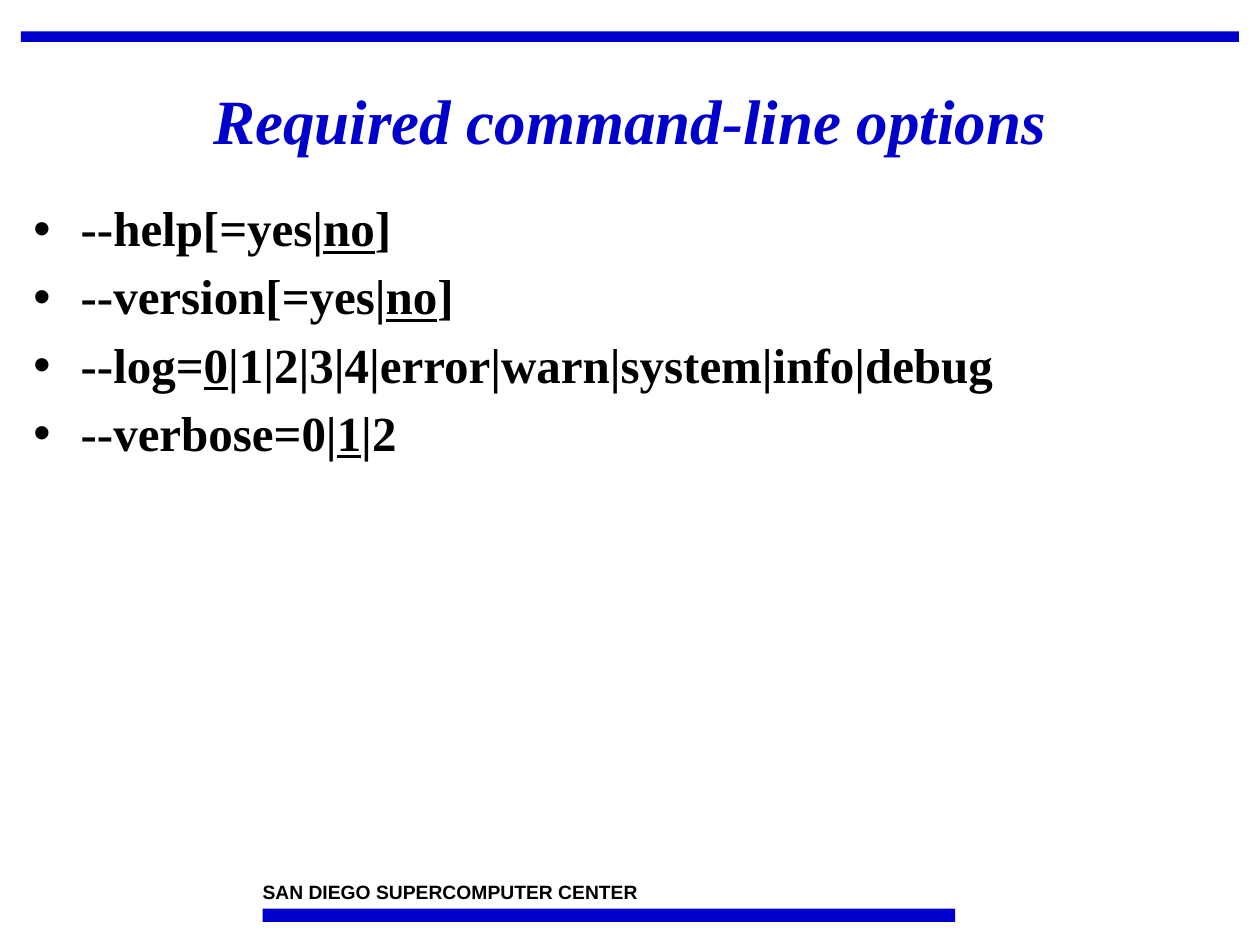
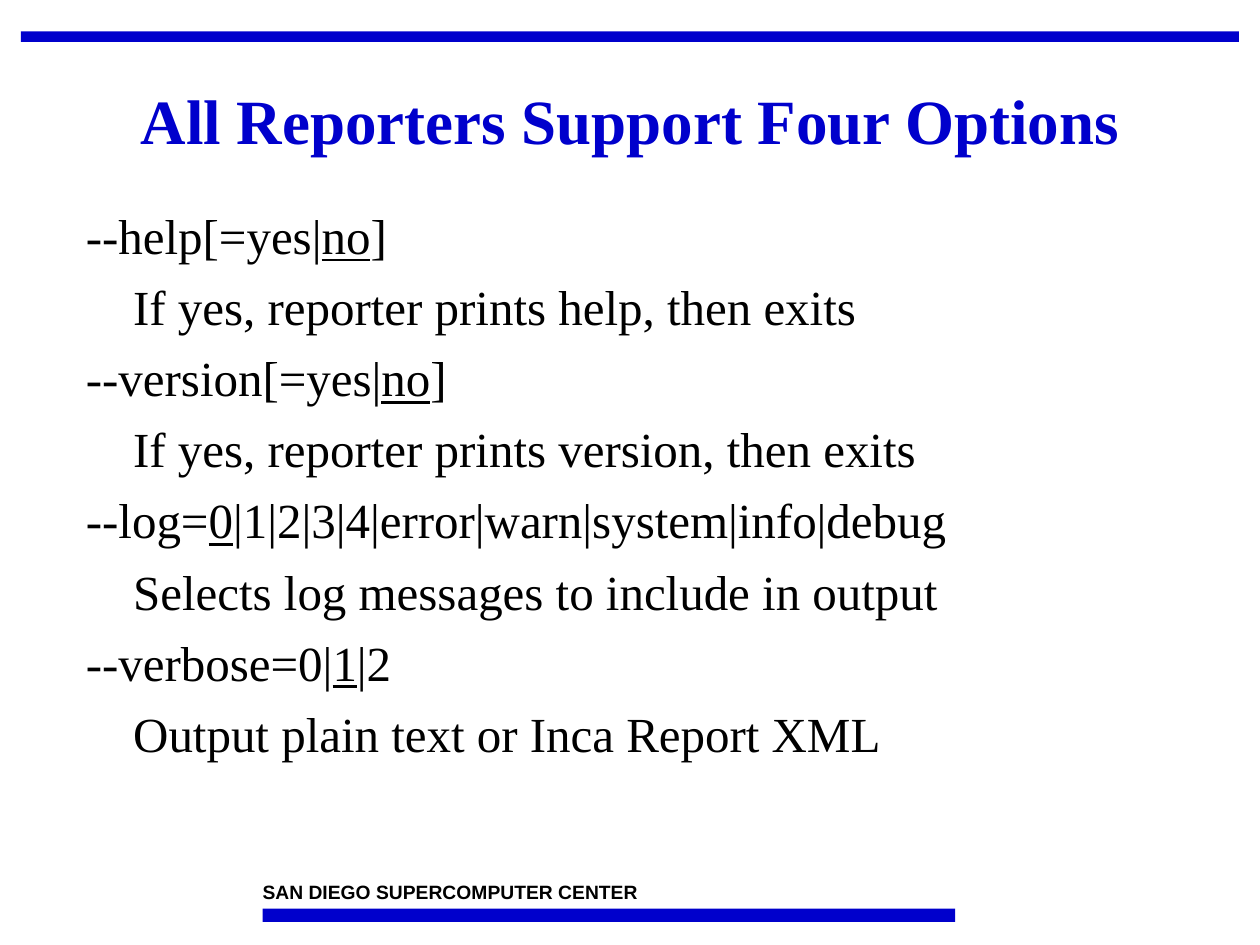
Before and after one commit to IncaProject/inca-xsede, a slide deck: slide 4 of talks/2008workshop/incaReporters.ppt (slide 5 before the commit). Drawn at 1260x945 pixels with LibreOffice and Linux fonts; fonts in the diff are those of the drawing; background and template pictures are left out. Boxes give left, top, right and bottom in pixels: in the first picture for what was removed or moved away, otherwise in the second. Text is boxed around its words. In the diff, an @@ line names an element or a change of style, - is before the commit and + after.

```diff
--- a/talks/2008workshop/incaReporters.ppt
+++ b/talks/2008workshop/incaReporters.ppt
@@ title at [141,100,1118,156]: text changed; italic off @@
-Required command-line options
+All Reporters Support Four Options
@@ text "--help[=yes|no]": place and size @@
-text "--help[=yes|no]" at [81,212,993,461]
+text "--help[=yes|no]" at [86,220,946,762]
@@ text at [86,220,946,690]: bold off in "--help[=yes|no]", "--version[=yes|no]", "--log=0|1|2|3|4|error|warn|system|info|debug", "--verbose=0|1|2"; bullet • to none; line spacing 0.95 to 1 @@
@@ text at [133,290,856,335]: paragraph added @@
+If yes, reporter prints help, then exits
@@ text at [133,432,915,477]: paragraph added @@
+If yes, reporter prints version, then exits
@@ text at [133,576,937,619]: paragraph added @@
+Selects log messages to include in output
@@ text at [133,718,881,762]: paragraph added @@
+Output plain text or Inca Report XML
```
Also in this commit, not shown: 32 other slides changed, 1 slide added, 5 slides removed, 1 other file.
